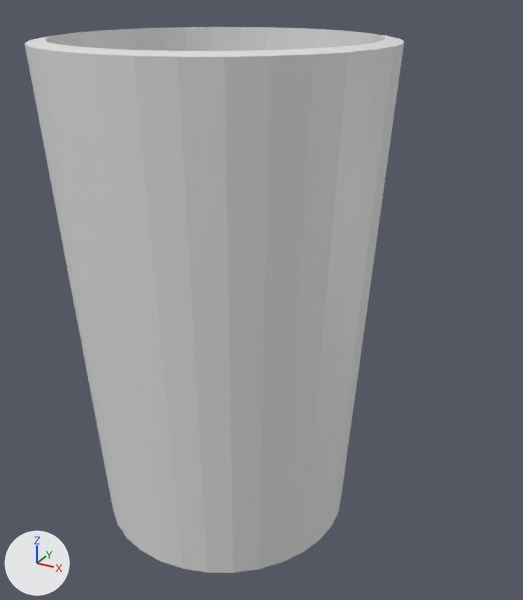
What one commit did to the Blender file Blender Files/Blender.blend.
Rendered twice from a 50 mm camera at (2.22, -3.54, 1.79) aimed at (0.28, -0.01, 0.02). Every picture has the same lights, and +X, +Y and +Z are marked at lower left. The same objects are shown in both versions, whatever each file hides.
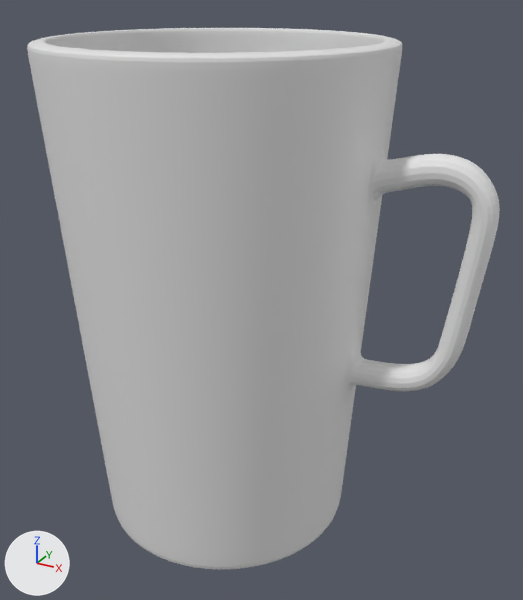
Pixel boxes [x1, y1, x2, y2] of what changed, in the pictures (523 x 600 px):
'Cylinder', reshaped, turned, modifiers changed: before [25, 27, 404, 573]; after [27, 28, 500, 569]
part 1 of me_cylinder, added: after [27, 28, 500, 569]

Patch to the scene script:
```diff
--- a/Blender Files/Blender.blend.py
+++ b/Blender Files/Blender.blend.py
@@ me_cylinder @@
 # used by ob_cylinder; location = (0.0, 0.0, 0.0); scale = (1.0, 1.0, 1.5)
-me_cylinder.from_pydata(...)  # 64 vertices, 32 faces; spans x -1.0..1.0, y -1.0..1.0, z -1.0..1.0
+me_cylinder.from_pydata(...)  # 308 vertices, 278 faces; spans x -1.0..1.61, y -1.0..1.0, z -1.0..1.0
+# me_cylinder part 1: 244 vertices added at x -1.0..1.61, y -1.0..1.0, z -0.97..0.99
 me_cylinder.materials.append(mat_glass_material)
@@ ob_cylinder @@
 ob_cylinder.location = (0.0, 0.0, 0.0)
+ob_cylinder.rotation_euler = (0.0, 0.0, 0.096)  # degrees (0, 0, 5.5)
 ob_cylinder.scale = (1.0, 1.0, 1.5)
@@ ob_cylinder @@
 _m = ob_cylinder.modifiers.new('Solidify', 'SOLIDIFY')
 _m.thickness = 0.1
+_m = ob_cylinder.modifiers.new('Subdivision', 'SUBSURF')
+_m.levels = 2
```
